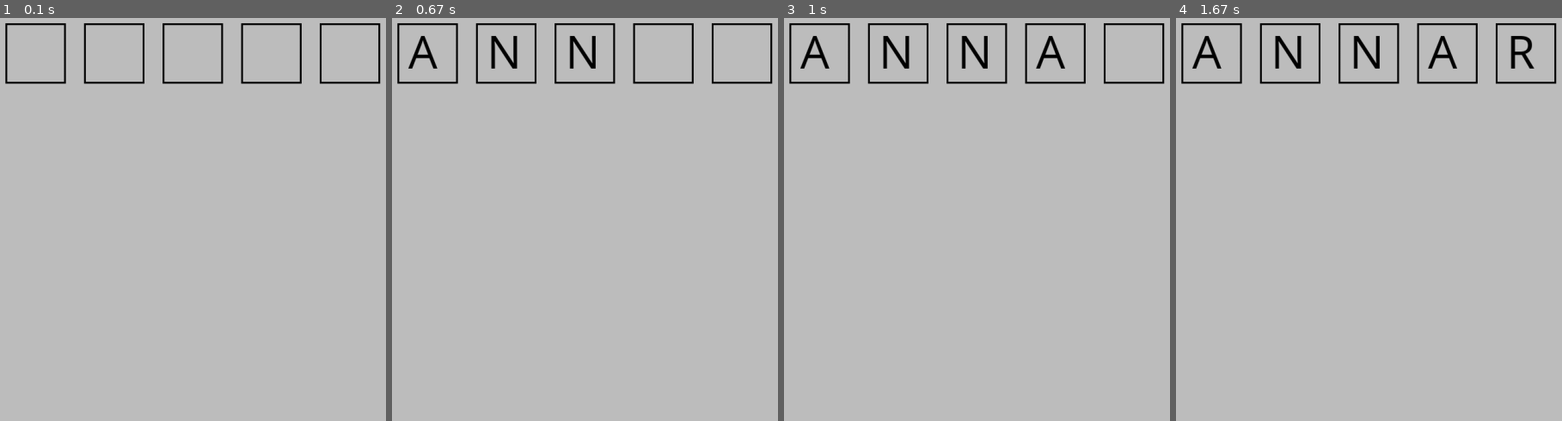
Above: before the commit, frames 1-4 (left to right).
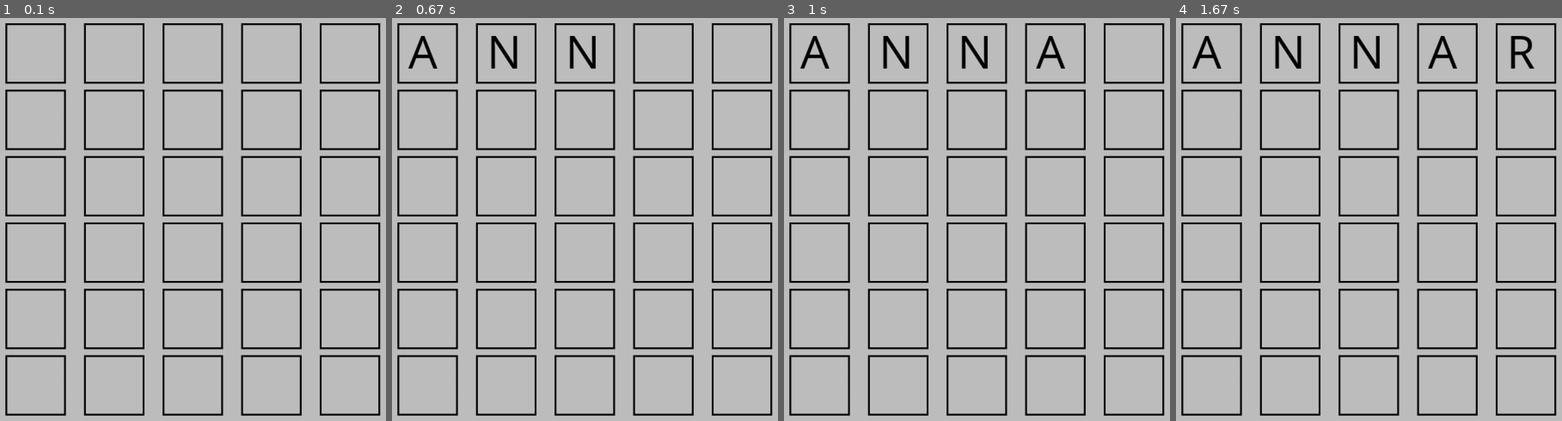
Above: after the commit, the same moments.

Repository: SandorMore/WordleQuant
Game: pygame game, started from main.py
Same seed, same stepped clock (60 frames per second), same inputs: the game is played once before the commit and once after it.
Inputs:
- Up to frame 1 (0.1 s): no input
- Up to frame 2 (0.67 s): type "ann" at 0.33 s
- Up to frame 3 (1 s): tap Enter at 0.67 s; type "a" at 0.88 s
- Up to frame 4 (1.67 s): tap Enter at 1.02, 1.57 s; type "r" at 1.43 s

The runs differ from the first frame. In frame 1, 9.2% of the frame differs, in the area x 1-99%, y 17-99%; in frame 2, 9.2%; in frame 3, 9.2%; in frame 4, 9.2%.

Commit message:
Fixed rendering but still bugged af

Diff:
--- a/main.py
+++ b/main.py
@@ -26,16 +26,24 @@
             left = initialLeft
             top += 110
 
-    for i in range(lowerBound, upperBound):
-        if(len(arr) >= 5):
-            if arr[i] == "g":
-                pg.draw.rect(s, "green", slotList[i].rect)
-            elif arr[i] == "y":
-                pg.draw.rect(s, "yellow", slotList[i].rect)
-            elif arr[i] == "b":
-                pg.draw.rect(s, "darkgray", slotList[i].rect)
+    # Draw all slot borders first so the full board is visible.
+    for slot in slotList:
+        pg.draw.rect(s, "black", slot.rect, 3)
 
-        pg.draw.rect(s, "black", slotList[i].rect, 3)
+    # Color the current row based on feedback array.
+    if len(arr) >= 5:
+        row_length = min(len(arr), upperBound - lowerBound)
+        for j in range(row_length):
+            idx = lowerBound + j
+            if idx >= len(slotList):
+                break
+
+            if arr[j] == "g":
+                pg.draw.rect(s, "green", slotList[idx].rect)
+            elif arr[j] == "y":
+                pg.draw.rect(s, "yellow", slotList[idx].rect)
+            elif arr[j] == "b":
+                pg.draw.rect(s, "darkgray", slotList[idx].rect)
 
 def main():
     pg.init()
@@ -52,6 +60,7 @@
 
     lowerBound:int = 0
     upperBound:int = 5
+
     responseArr = []
 
     print(guess)
@@ -69,7 +78,7 @@
                 if len(guess) < 5:
                     guess += event.text
                     for i in range(len(guess)):
-                        slotList[i].letter = guess[i]
+                        slotList[lowerBound + i].letter = guess[i]
             elif event.type == pg.KEYDOWN:
                 if event.key == pg.K_BACKSPACE:
                     guess = guess[:-1]
@@ -85,21 +94,19 @@
 
                             lowerBound += 5
                             upperBound += 5
+                            guess = ""
 
-                            for i in range(len(responseArr)):
-                                print(responseArr[i])
                         if guess.upper() == word.randomWord:
                             print("You won")
                             pg.QUIT
                             raise SystemExit
 
 
-        if(len(guess) >= 1):
+        if len(guess) >= 1:
             for i in range(len(guess)):
-                text_surface = font.render(slotList[i].letter.upper(), True, fontColor)
-                screen.blit(text_surface, (slotList[i].rect.left + wordingOffsetLeft, slotList[i].rect.top + wordingOffsetTop))
-
-        responseArr.clear()
+                idx = lowerBound + i
+                text_surface = font.render(slotList[idx].letter.upper(), True, fontColor)
+                screen.blit(text_surface, (slotList[idx].rect.left + wordingOffsetLeft, slotList[idx].rect.top + wordingOffsetTop))
 
         pg.display.flip()
         clock.tick(60)
--- a/utilities/model.py
+++ b/utilities/model.py
@@ -17,7 +17,8 @@
 
 class Slot:
     rect:pg.Rect
-    letter:chr
+    letter:str
 
     def __init__(self, left:int, top:int, width:int, height:int):
         self.rect = pg.Rect(left,top,width,height)
+        self.letter = ""
